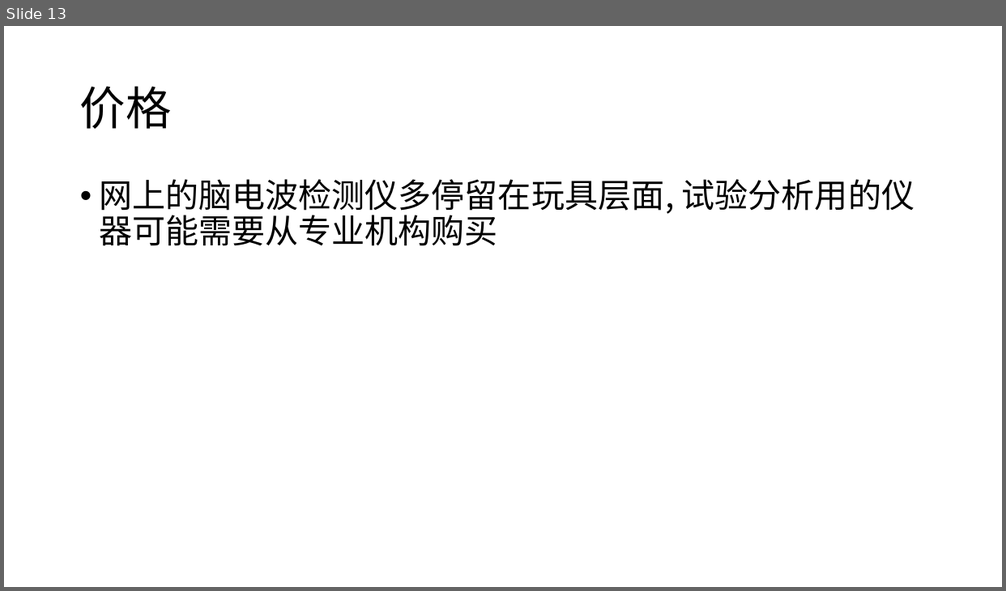
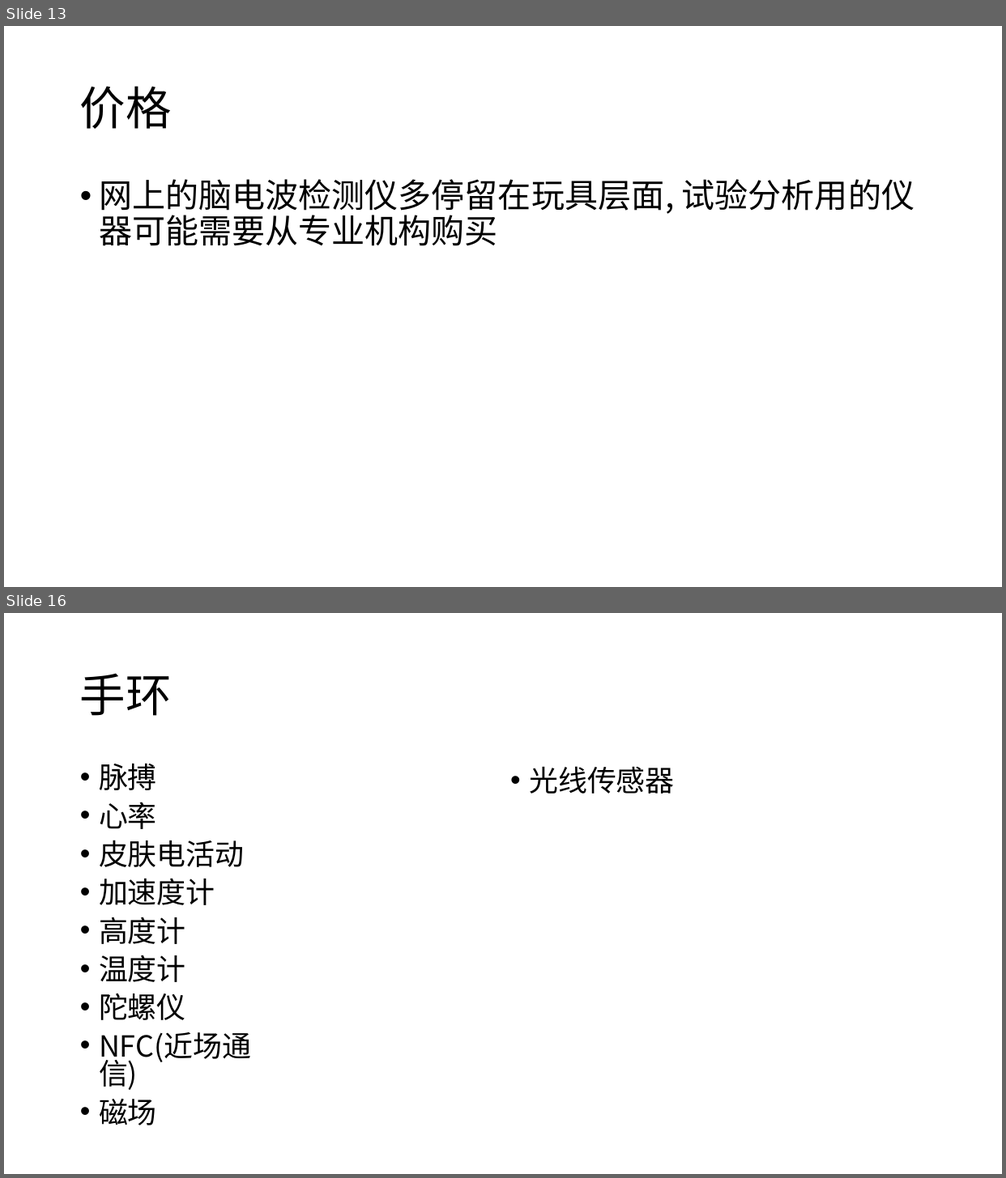
Before and after one commit to twesix/paper-notes, a slide deck: 201904/传感器报告.pptx. Shown one above the other, each under a label of ours: slide 13 before the commit, slides 13 and 16 after it; the slides between them are not shown. The pictures are 1006x591 and 1006x1178 pixels, drawn with LibreOffice and Linux fonts; fonts in the diff are those of the drawing. Boxes give left, top, right and bottom in pixels: in the first picture for what was removed or moved away, otherwise in the second. Text is boxed around its words. In the diff, an @@ line names an element or a change of style, - is before the commit and + after.

```diff
--- a/201904/传感器报告.pptx
+++ b/201904/传感器报告.pptx
@@ slide 16 added at <box>4,613,1002,1174</box>, background #FFFFFF @@
@@ title added at <box>80,673,172,716</box>, 44 pt, text #000000 @@
+手环
@@ text added at <box>99,763,251,1126</box>, 28 pt, text #000000 @@
+• 脉搏
+• 心率
+• 皮肤电活动
+• 加速度计
+• 高度计
+• 温度计
+• 陀螺仪
+• NFC(近场通信)
+• 磁场
@@ text added at <box>529,766,674,794</box>, 28 pt, text #000000 @@
+• 光线传感器
```
Also in this commit, not shown: 1 slide changed, 3 other slides added, 1 other file.
